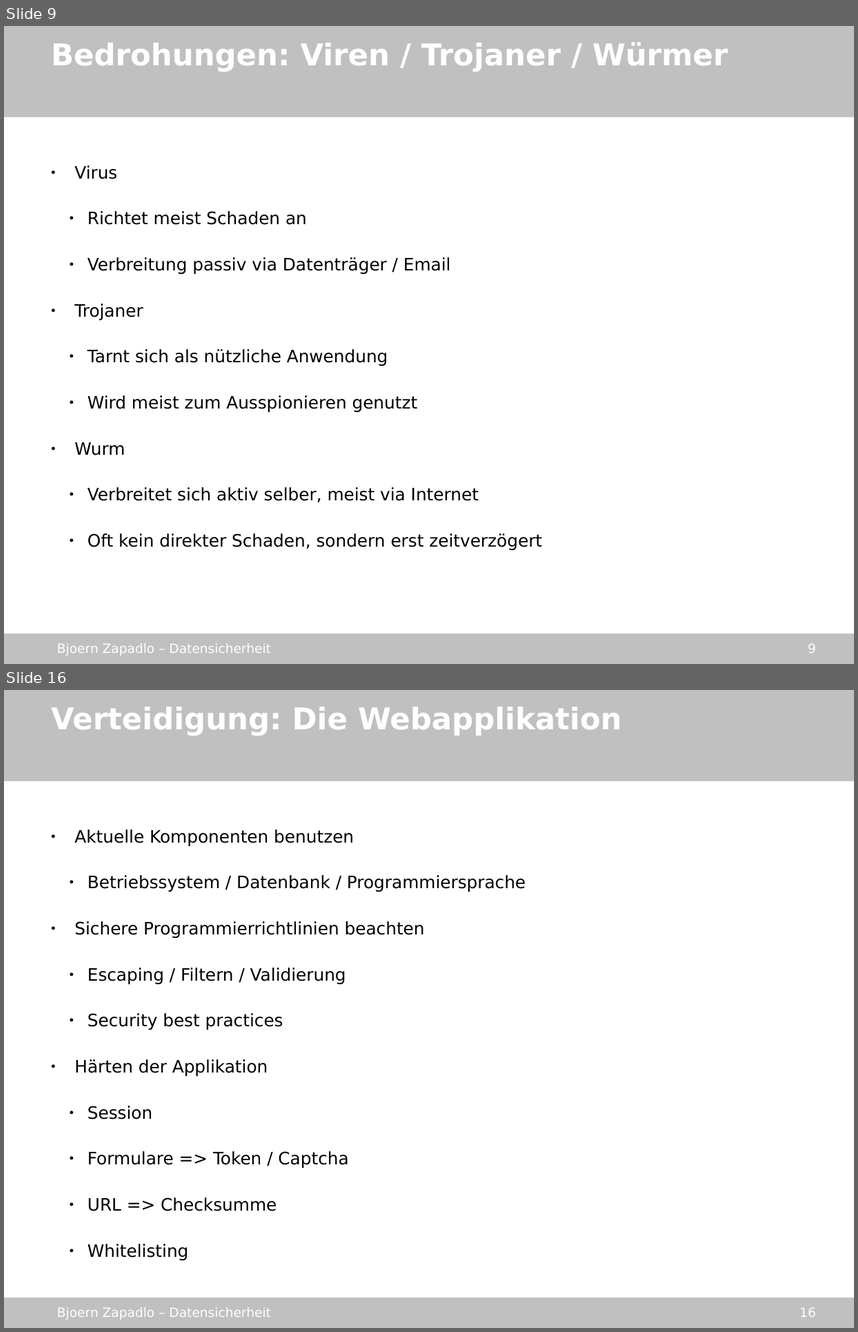
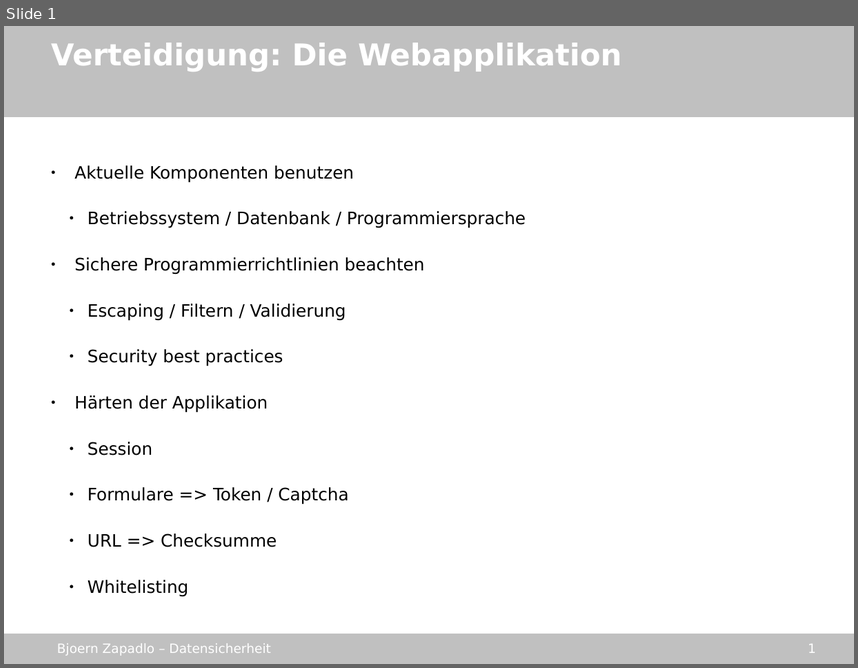
Before and after one commit to gmb2012/sae-datasecurity, a slide deck: stuff/datensicherheit_sae.odp. Shown one above the other, each under a label of ours: slides 9 and 16 before the commit, slide 1 after it; the slides between them are not shown. The pictures are 858x1332 and 858x668 pixels, drawn with LibreOffice and Linux fonts; fonts in the diff are those of the drawing; background and template pictures are left out. Boxes give left, top, right and bottom in pixels: in the first picture for what was removed or moved away, otherwise in the second. Text is boxed around its words. In the diff, an @@ line names an element or a change of style, - is before the commit and + after.

```diff
--- a/stuff/datensicherheit_sae.odp
+++ b/stuff/datensicherheit_sae.odp
@@ slide 9 removed at (x1=4, y1=26, x2=854, y2=664), background picture (left out); not listed: 4 template elements that a slide beside it also shows @@
@@ text removed at (x1=51, y1=43, x2=728, y2=72) @@
-Bedrohungen: Viren / Trojaner / Würmer
@@ text removed at (x1=74, y1=165, x2=542, y2=550) @@
-● Virus
-  ● Richtet meist Schaden an
-  ● Verbreitung passiv via Datenträger / Email
-● Trojaner
-  ● Tarnt sich als nützliche Anwendung
-  ● Wird meist zum Ausspionieren genutzt
-● Wurm
-  ● Verbreitet sich aktiv selber, meist via Internet
-  ● Oft kein direkter Schaden, sondern erst zeitverzögert
@@ what was slide 16 is now slide 1 @@
@@ page number at (x1=808, y1=644, x2=816, y2=653): text changed @@
-16
+1
```
Also in this commit, not shown: 18 other slides removed, 4 other files.
